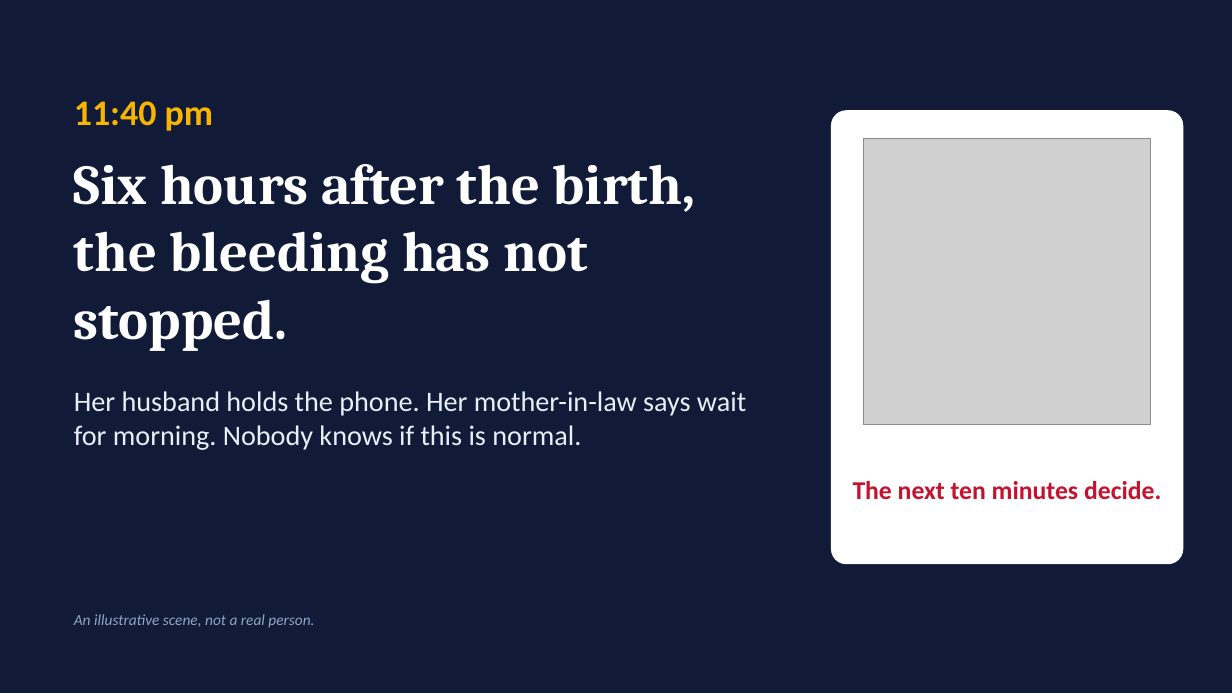
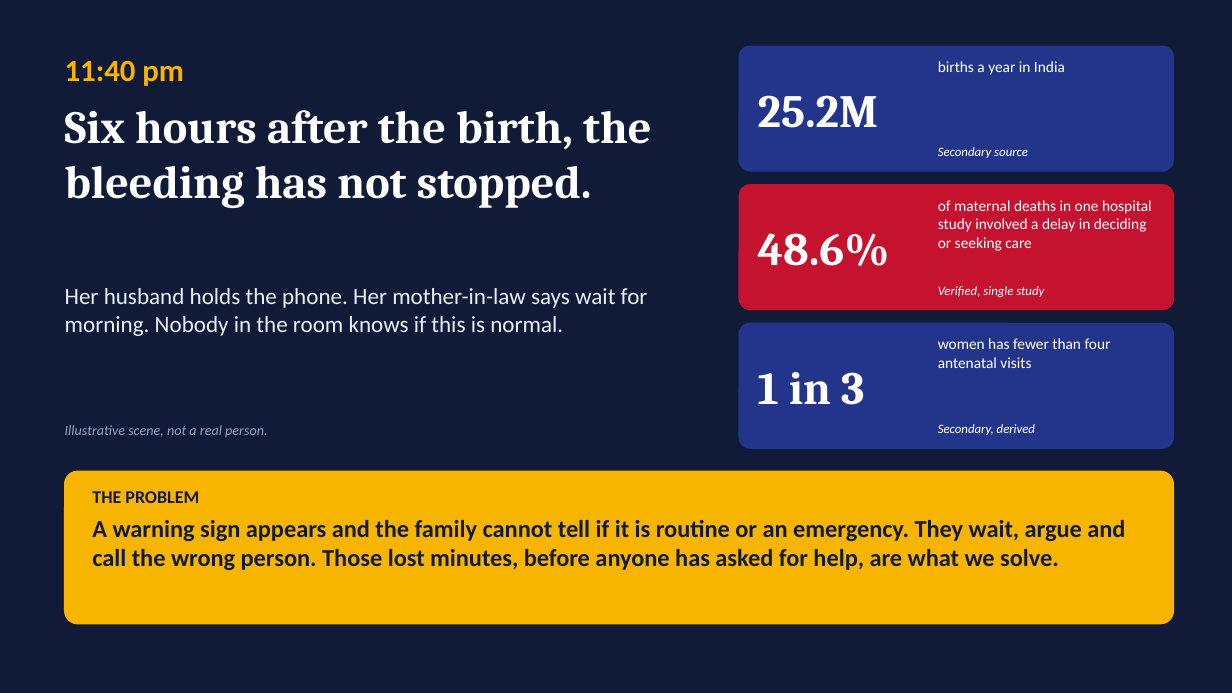
Before and after one commit to aafreenzy/maitri, a slide deck: slide 2 of docs/Maitri-recHERsion-2026-final.pptx. Drawn at 1232x693 pixels with LibreOffice and Linux fonts; fonts in the diff are those of the drawing; grey boxes stand for pictures. Boxes give left, top, right and bottom in pixels: in the first picture for what was removed or moved away, otherwise in the second. Text is boxed around its words. In the diff, an @@ line names an element or a change of style, - is before the commit and + after.

```diff
--- a/docs/Maitri-recHERsion-2026-final.pptx
+++ b/docs/Maitri-recHERsion-2026-final.pptx
@@ text "11:40 pm": place and size @@
-text "11:40 pm" at [74,101,213,131]
+text "11:40 pm" at [65,61,184,86]
@@ text "11:40 pm" at [65,61,184,86]: size 28 to 24 pt @@
@@ rounded rectangle: place and size @@
-rounded rectangle at [832,111,1183,564]
+rounded rectangle at [739,46,1174,171]
@@ rounded rectangle at [739,46,1174,171]: fill #FFFFFF to #23358A; outline #FFFFFF 1 pt to #23358A 1 pt; proportions changed @@
@@ text added at [938,61,1065,75], 12 pt, text #FFFFFF @@
+births a year in India
@@ text "Six hours after the birth, ...": place and size @@
-text "Six hours after the birth, ..." at [74,164,696,351]
+text "Six hours after the birth, ..." at [65,110,651,208]
@@ text "Six hours after the birth, ..." at [65,110,651,208]: size 44 to 36 pt @@
@@ text added at [758,95,878,128], 36 pt, text #FFFFFF, bold @@
+25.2M
@@ picture removed at [864,139,1151,425] @@
@@ text added at [938,147,1028,158], 10 pt, text #FFFFFF, italic @@
+Secondary source
@@ rounded rectangle added at [739,185,1174,310], fill #C4122F, outline #C4122F 1 pt @@
@@ text added at [938,200,1152,251], 12 pt, text #FFFFFF @@
+of maternal deaths in one hospital study involved a delay in deciding or seeking care
@@ text added at [758,233,890,266], 36 pt, text #FFFFFF, bold @@
+48.6%
@@ text at [65,288,648,336]: text changed; size 22 to 18 pt @@
-Her husband holds the phone. Her mother-in-law says wait for morning. Nobody knows if this is normal.
+Her husband holds the phone. Her mother-in-law says wait for morning. Nobody in the room knows if this is normal.
@@ text added at [938,286,1044,297], 10 pt, text #FFFFFF, italic @@
+Verified, single study
@@ rounded rectangle added at [739,323,1174,448], fill #23358A, outline #23358A 1 pt @@
@@ text added at [938,338,1111,368], 12 pt, text #FFFFFF @@
+women has fewer than four antenatal visits
@@ text added at [758,372,864,405], 36 pt, text #FFFFFF, bold @@
+1 in 3
@@ text at [65,425,267,437]: text changed; size 12 to 11 pt @@
-An illustrative scene, not a real person.
+Illustrative scene, not a real person.
@@ text added at [938,424,1035,435], 10 pt, text #FFFFFF, italic @@
+Secondary, derived
@@ rounded rectangle added at [65,471,1174,624], fill #F7B500, outline #F7B500 1 pt @@
@@ text added at [92,491,199,503], 14 pt, text #111B38, bold @@
+THE PROBLEM
@@ text removed at [853,481,1161,499] @@
-The next ten minutes decide.
@@ text added at [92,520,1125,570], 19 pt, text #111B38, bold @@
+A warning sign appears and the family cannot tell if it is routine or an emergency. They wait, argue and call the wrong person. Those lost minutes, before anyone has asked for help, are what we solve.
```
Also in this commit, not shown: 6 other slides changed, 9 slides removed, 4 other files.
